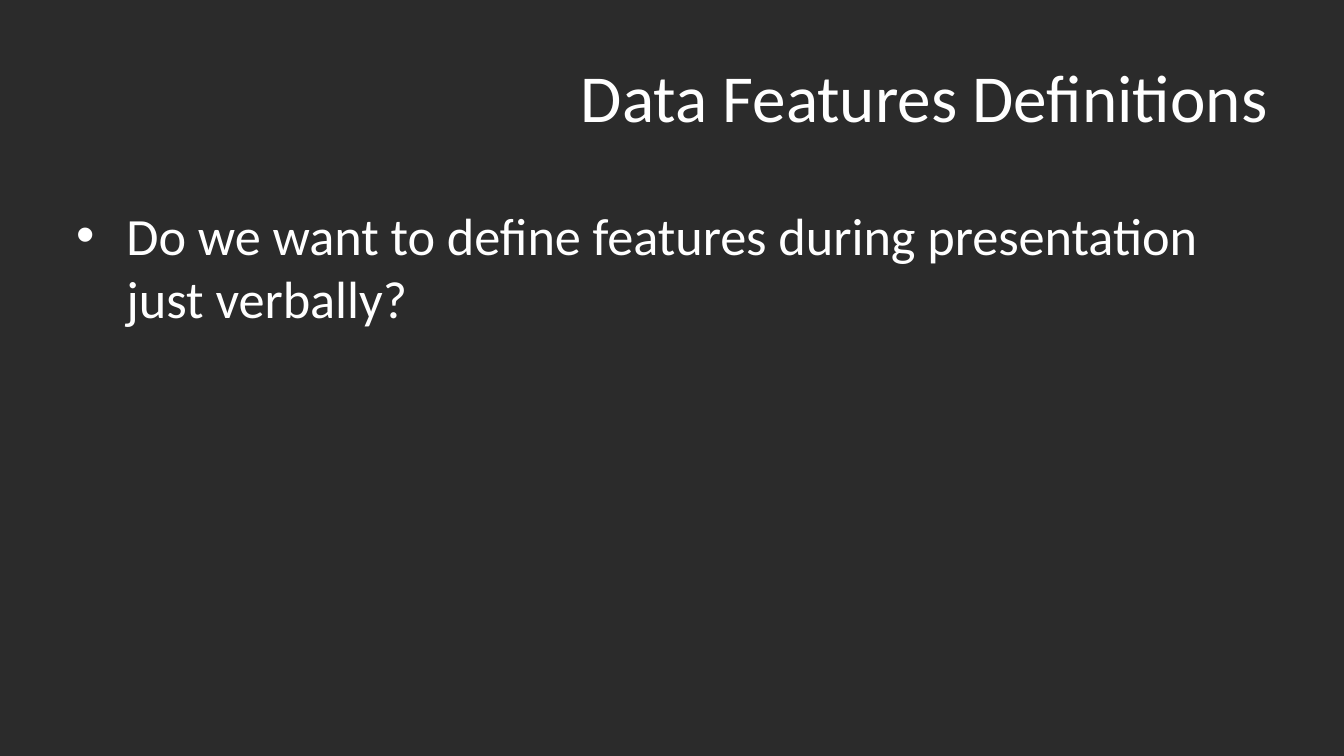
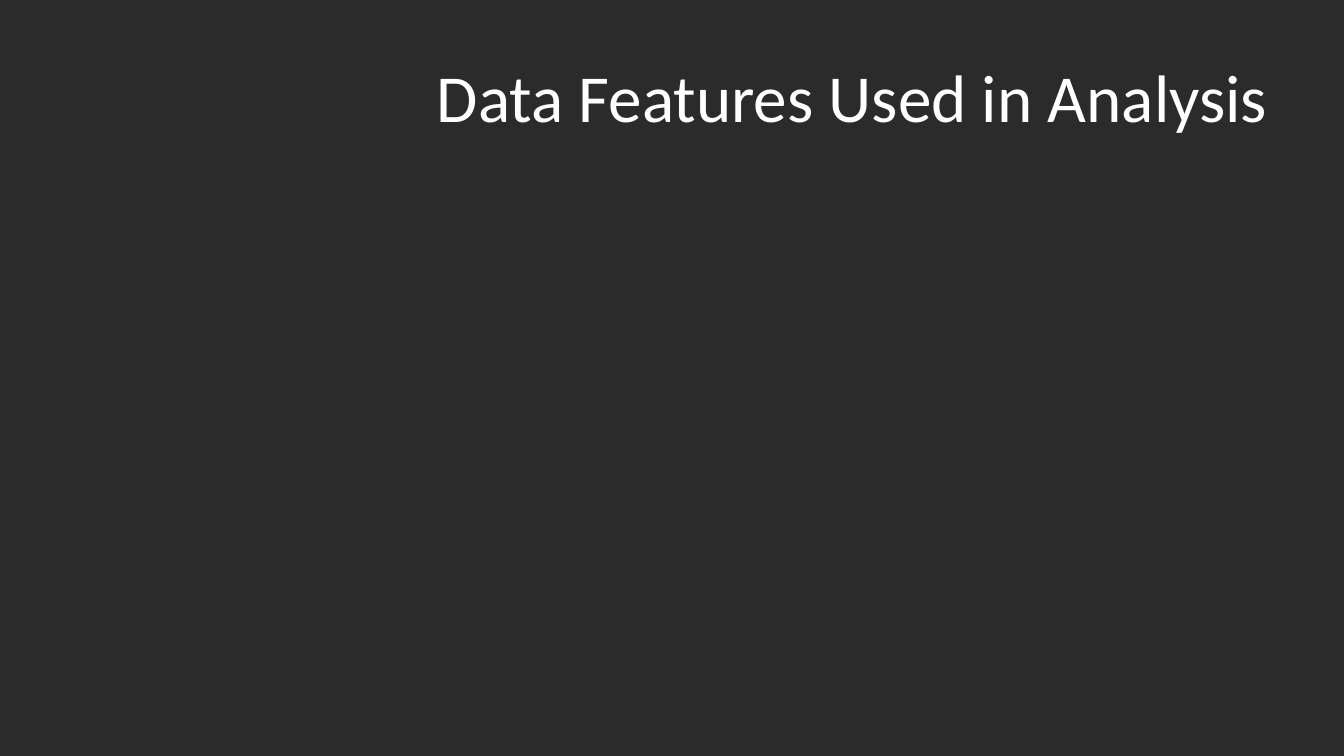
Before and after one commit to madams11/DataR-Project, a slide deck: slide 6 of US Bicycle Fatalities_Group 4.pptx. Drawn at 1344x756 pixels with LibreOffice and Linux fonts; fonts in the diff are those of the drawing; background and template pictures are left out; a plain dark background stands for a picture behind light text. Boxes give left, top, right and bottom in pixels: in the first picture for what was removed or moved away, otherwise in the second. Text is boxed around its words. In the diff, an @@ line names an element or a change of style, - is before the commit and + after.

```diff
--- a/US Bicycle Fatalities_Group 4.pptx
+++ b/US Bicycle Fatalities_Group 4.pptx
@@ title at box(437, 75, 1267, 133): text changed @@
-Data Features Definitions
+Data Features Used in Analysis
@@ text removed at box(126, 218, 1197, 327) @@
-• Do we want to define features during presentation just verbally?
```
